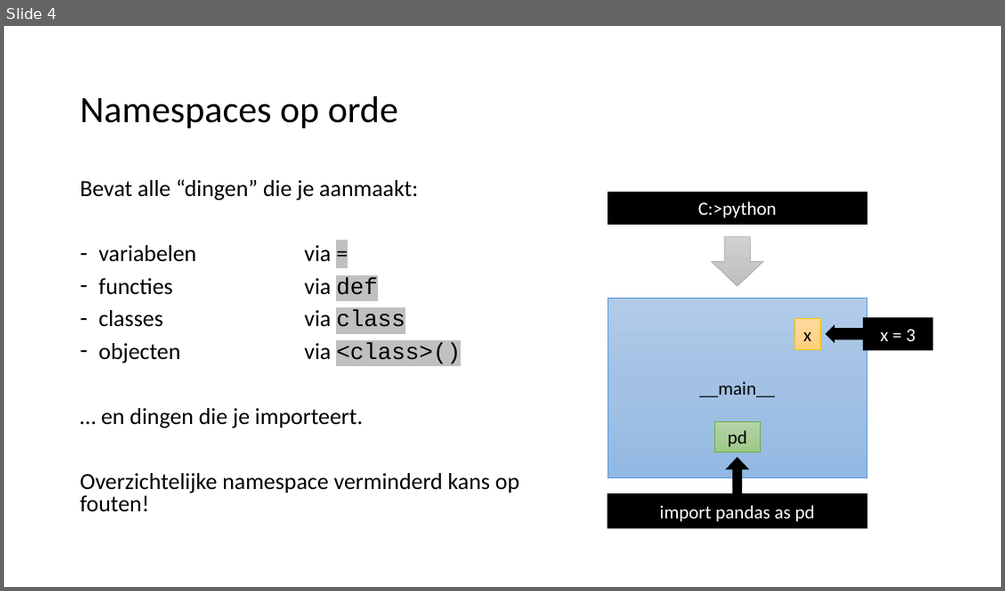
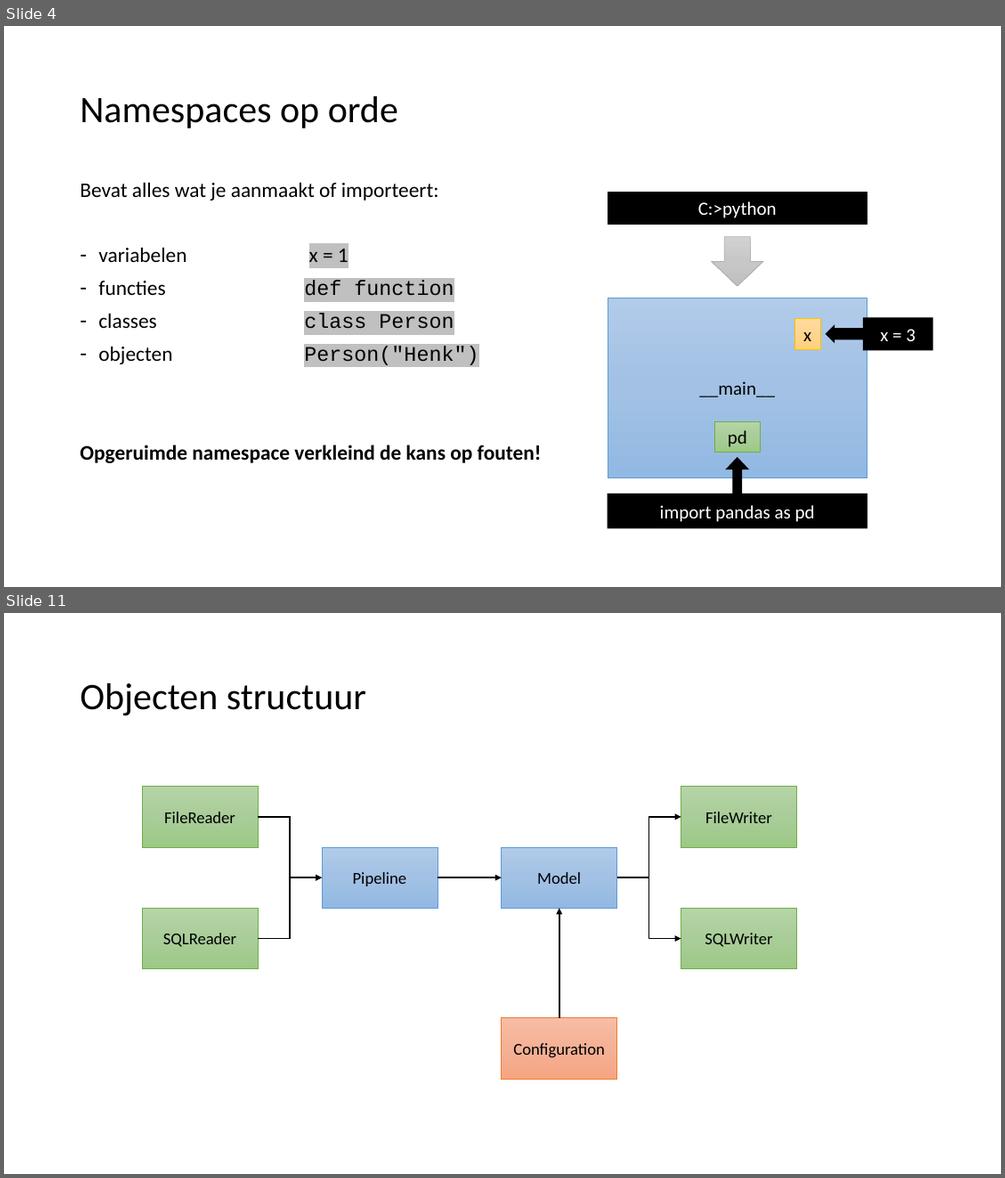
Before and after one commit to LFKoning/knowledge-sharing, a slide deck: objects/python_objects.pptx. Shown one above the other, each under a label of ours: slide 4 before the commit, slides 4 and 11 after it; the slides between them are not shown. The pictures are 1005x591 and 1005x1178 pixels, drawn with LibreOffice and Linux fonts; fonts in the diff are those of the drawing. Boxes give left, top, right and bottom in pixels: in the first picture for what was removed or moved away, otherwise in the second. Text is boxed around its words. In the diff, an @@ line names an element or a change of style, - is before the commit and + after.

```diff
--- a/objects/python_objects.pptx
+++ b/objects/python_objects.pptx
@@ slide 11 added at box(4, 613, 1001, 1174), background #FFFFFF @@
@@ title added at box(80, 683, 366, 716), 36 pt, text #000000 @@
+Objecten structuur
@@ rectangle added at box(142, 787, 259, 847), fill gradient #B5D5A7 to #AACE9A to #9CC987, outline #70AD47 0.5 pt, 16 pt, text #000000 @@
+FileReader
@@ rectangle added at box(680, 787, 797, 847), fill gradient #B5D5A7 to #AACE9A to #9CC987, outline #70AD47 0.5 pt, 16 pt, text #000000 @@
+FileWriter
@@ elbow arrow added from (258, 817) to (322, 877), #000000 1.5 pt @@
@@ elbow arrow added from (617, 877) to (680, 817), #000000 1.5 pt @@
@@ rectangle added at box(322, 847, 437, 908), fill gradient #B1CBE9 to #A3C1E5 to #93B9E4, outline #5B9BD5 0.5 pt, 16 pt, text #000000 @@
+Pipeline
@@ rectangle added at box(502, 847, 617, 908), fill gradient #B1CBE9 to #A3C1E5 to #93B9E4, outline #5B9BD5 0.5 pt, 16 pt, text #000000 @@
+Model
@@ elbow arrow added from (258, 938) to (322, 877), #000000 1.5 pt @@
@@ arrow added from (437, 877) to (502, 877), #000000 1.5 pt @@
@@ elbow arrow added from (617, 877) to (680, 938), #000000 1.5 pt @@
@@ rectangle added at box(142, 908, 259, 969), fill gradient #B5D5A7 to #AACE9A to #9CC987, outline #70AD47 0.5 pt, 16 pt, text #000000 @@
+SQLReader
@@ arrow added from (559, 1018) to (559, 908), #000000 1.5 pt @@
@@ rectangle added at box(680, 908, 797, 969), fill gradient #B5D5A7 to #AACE9A to #9CC987, outline #70AD47 0.5 pt, 16 pt, text #000000 @@
+SQLWriter
@@ rectangle added at box(502, 1018, 617, 1078), fill gradient #F7BDA5 to #F5B196 to #F8A582, outline #ED7D31 0.5 pt, 16 pt, text #000000 @@
+Configuration
@@ slide 4 changed as well @@
@@ text at box(80, 182, 542, 463): text changed; size 22.2 to 20 pt @@
-Bevat alle “dingen” die je aanmaakt:
-– variabelen via =
-– functies via def
-– classes via class
-– objecten via <class>()
-… en dingen die je importeert.
-Overzichtelijke namespace verminderd kans op fouten!
+Bevat alles wat je aanmaakt of importeert:
+– variabelen x = 1
+– functies def function
+– classes class Person
+– objecten Person("Henk")
+Opgeruimde namespace verkleind de kans op fouten!
```
Also in this commit, not shown: 4 other slides changed, 6 other slides added, 3 slides removed, 7 other files.
